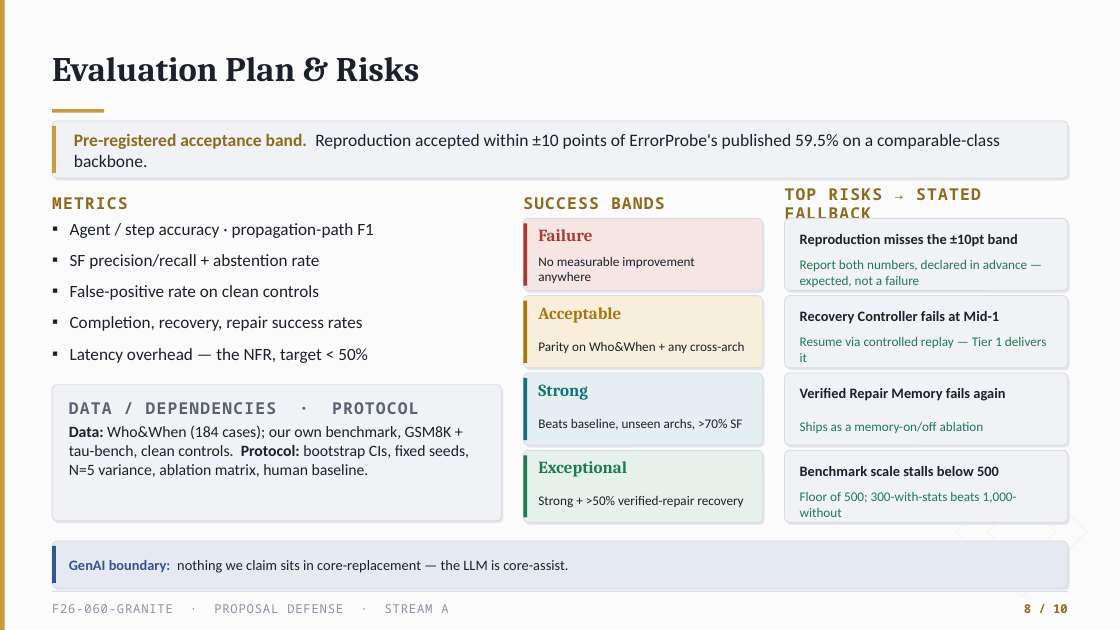
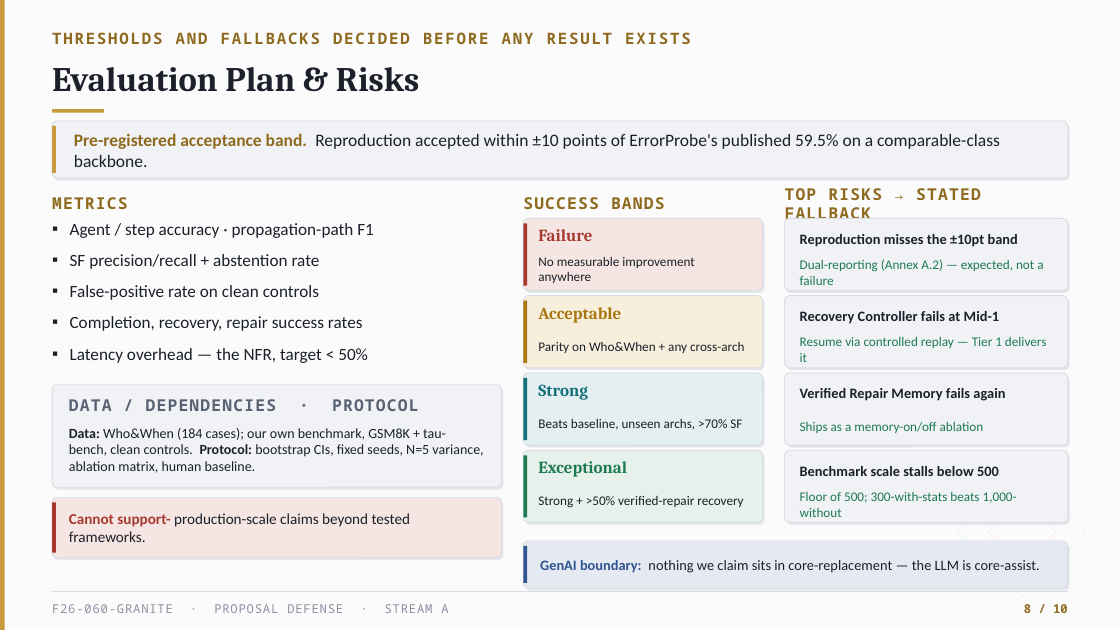
Before and after one commit to Shahoud867/Final-Year-Project, a slide deck: slide 8 of markdowns/05-deliverables/proposal-deck/Granite_Proposal_Defense_v2.pptx. Drawn at 1120x630 pixels with LibreOffice and Linux fonts; fonts in the diff are those of the drawing. Boxes give left, top, right and bottom in pixels: in the first picture for what was removed or moved away, otherwise in the second. Text is boxed around its words. In the diff, an @@ line names an element or a change of style, - is before the commit and + after.

Commit message:
Revert "feat: v2 deck — real architecture/pipeline/workflow diagrams, CCP trim to 6, layout polish"
This reverts commit 2749225. (git revert could not be used directly — the
.pptx binary triggered a merge conflict — so the files were restored by
hand to their exact pre-commit content and committed as the equivalent
revert.)

```diff
--- a/markdowns/05-deliverables/proposal-deck/Granite_Proposal_Defense_v2.pptx
+++ b/markdowns/05-deliverables/proposal-deck/Granite_Proposal_Defense_v2.pptx
@@ text "Evaluation Plan & Risks": place and size @@
-text "Evaluation Plan & Risks" at (52, 57, 419, 82)
+text "Evaluation Plan & Risks" at (52, 67, 419, 92)
@@ text added at (52, 32, 691, 44), 13.5 pt, text #8E6A1F, bold @@
+THRESHOLDS AND FALLBACKS DECIDED BEFORE ANY RESULT EXISTS
@@ text at (800, 259, 1043, 285): text changed @@
-Report both numbers, declared in advance — expected, not a failure
+Dual-reporting (Annex A.2) — expected, not a failure
@@ rounded rectangle at (52, 385, 502, 487): proportions changed @@
@@ rounded rectangle: place and size @@
-rounded rectangle at (52, 385, 502, 521)
+rounded rectangle at (52, 385, 502, 487)
@@ rounded rectangle: place and size @@
-rounded rectangle at (54, 387, 503, 523)
+rounded rectangle at (54, 387, 503, 490)
@@ rounded rectangle at (54, 387, 503, 490): proportions changed @@
@@ text "Data: Who&When (184 cases); our ..." at (69, 428, 483, 473): size 13.5 to 12 pt; vertical alignment top to middle @@
@@ rectangle: place and size @@
-rectangle at (52, 546, 55, 583)
+rectangle at (52, 502, 55, 553)
@@ rectangle at (52, 502, 55, 553): fill #31558F to #A83A30 @@
@@ rounded rectangle added at (52, 497, 502, 558), fill #F6E6E3, outline #D9DCE3 0.75 pt @@
@@ rounded rectangle added at (54, 500, 503, 560), fill #E4E6EB @@
@@ text added at (69, 513, 411, 542), 13 pt, text #1B202A @@
+Cannot support- production-scale claims beyond tested frameworks.
@@ rounded rectangle: place and size @@
-rounded rectangle at (52, 541, 1068, 588)
+rounded rectangle at (523, 541, 1068, 588)
@@ rectangle added at (523, 546, 527, 583), fill #31558F @@
@@ rounded rectangle: place and size @@
-rounded rectangle at (54, 544, 1070, 591)
+rounded rectangle at (525, 544, 1070, 591)
@@ text "GenAI boundary: nothing we claim ...": place and size @@
-text "GenAI boundary: nothing we claim ..." at (69, 560, 568, 573)
+text "GenAI boundary: nothing we claim ..." at (540, 560, 1040, 573)
```
Also in this commit, not shown: 9 other slides changed, 4 other files.
